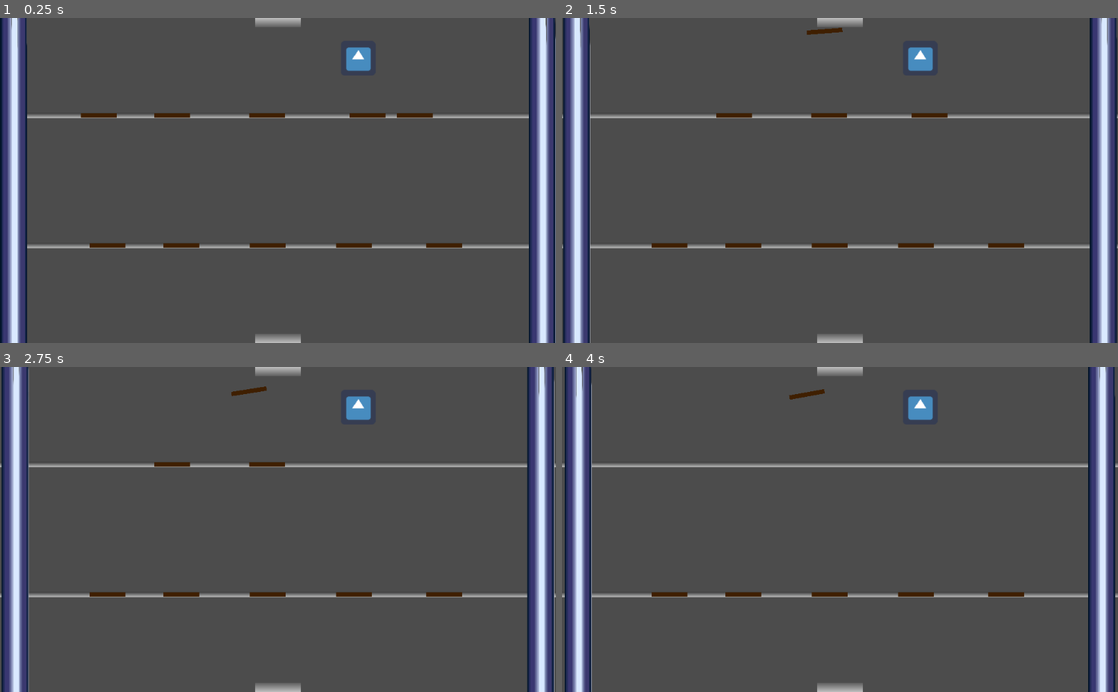
Above: before the commit, frames 1-4 (two rows, left to right).
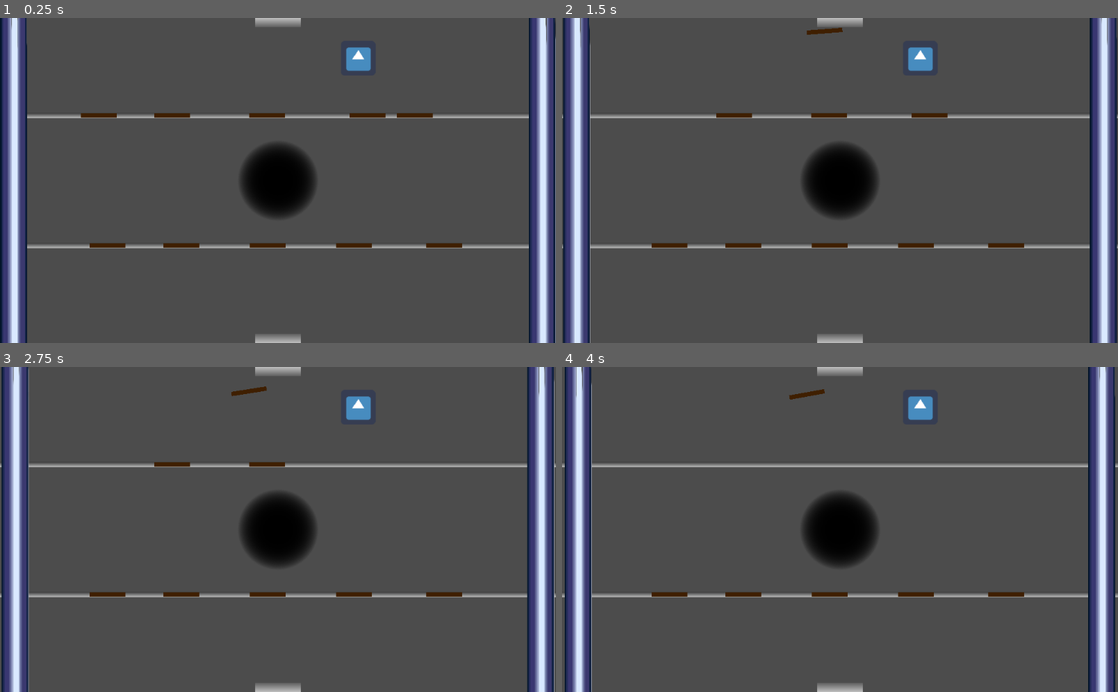
Above: after the commit, the same moments.

Repository: hgcummings/garbage-crusher
Game: Godot game, scene res://Main.tscn
Two runs of this game, one before a commit and one after it. Both use one fixed random seed, a clock stepped at 60 frames per second and the inputs below. The engine's default icon, where the game draws it, is replaced by a stand-in: a white triangle on a blue panel in a dark square.
Inputs (mouse positions are in pixels of both pictures, inside the frame that each line leads up to):
- Up to frame 1 (0.25 s): no input
- Up to frame 2 (1.5 s): move the mouse to (662, 115) at 0.52 s; click (662, 115) at 0.67 s; tap Enter at 1.25 s; move the mouse to (979, 115) at 1.27 s; click (979, 115) at 1.42 s
- Up to frame 3 (2.75 s): move the mouse to (366, 464) at 2.02 s; click (366, 464) at 2.17 s
- Up to frame 4 (4 s): move the mouse to (734, 464) at 2.77 s; click (734, 464) at 2.92 s; move the mouse to (828, 464) at 3.52 s; click (828, 464) at 3.67 s

The runs differ from the first frame. In frame 1, 2.4% of the frame differs, in the area x 43-57%, y 38-62%; in frame 2, 2.4%; in frame 3, 2.4%; in frame 4, 2.4%.

Commit message:
Add garbage hole

Diff:
--- /dev/null
+++ b/FloorStick.gd
@@ -0,0 +1,15 @@
+extends RigidBody2D
+
+
+# Declare member variables here. Examples:
+# var a = 2
+# var b = "text"
+
+
+# Called when the node enters the scene tree for the first time.
+func _ready():
+	pass # Replace with function body.
+
+
+func fall_in_hole():
+	queue_free()
--- a/FloorStick.tscn
+++ b/FloorStick.tscn
@@ -1,4 +1,6 @@
-[gd_scene load_steps=4 format=2]
+[gd_scene load_steps=5 format=2]
+
+[ext_resource path="res://FloorStick.gd" type="Script" id=1]
 
 [sub_resource type="RectangleShape2D" id=1]
 extents = Vector2( 33, 5 )
@@ -15,6 +17,7 @@
 collision_mask = 768
 linear_damp = 1.0
 angular_damp = 1.0
+script = ExtResource( 1 )
 
 [node name="CollisionShape2D" type="CollisionShape2D" parent="."]
 shape = SubResource( 1 )
--- /dev/null
+++ b/Hole.gd
@@ -0,0 +1,5 @@
+extends Area2D
+
+func _on_body_entered(body):
+	if body.has_method("fall_in_hole"):
+		body.fall_in_hole()
--- /dev/null
+++ b/Hole.tscn
@@ -0,0 +1,20 @@
+[gd_scene load_steps=4 format=2]
+
+[ext_resource path="res://hole.png" type="Texture" id=1]
+[ext_resource path="res://Hole.gd" type="Script" id=2]
+
+[sub_resource type="CircleShape2D" id=1]
+radius = 287.028
+
+[node name="Hole" type="Area2D"]
+collision_layer = 512
+collision_mask = 512
+script = ExtResource( 2 )
+
+[node name="CollisionShape2D" type="CollisionShape2D" parent="."]
+shape = SubResource( 1 )
+
+[node name="Sprite" type="Sprite" parent="."]
+texture = ExtResource( 1 )
+
+[connection signal="body_entered" from="." to="." method="_on_body_entered"]
--- a/Main.tscn
+++ b/Main.tscn
@@ -7,6 +7,7 @@
 [ext_resource path="res://Main.gd" type="Script" id=5]
 [ext_resource path="res://Chute.tscn" type="PackedScene" id=6]
 [ext_resource path="res://StaticWall.tscn" type="PackedScene" id=7]
+[ext_resource path="res://Hole.tscn" type="PackedScene" id=8]
 
 [node name="Node2D" type="Node2D"]
 script = ExtResource( 5 )
@@ -38,6 +39,10 @@
 
 [node name="BottomWall" parent="." instance=ExtResource( 7 )]
 position = Vector2( 512, -12 )
+
+[node name="Hole" parent="." instance=ExtResource( 8 )]
+position = Vector2( 512, 300 )
+scale = Vector2( 0.25, 0.25 )
 
 [node name="Stick" parent="." groups=["channel_1"] instance=ExtResource( 4 )]
 position = Vector2( 182, 180 )
--- a/Player.tscn
+++ b/Player.tscn
@@ -7,6 +7,7 @@
 extents = Vector2( 32, 32 )
 
 [node name="Player" type="KinematicBody2D"]
+z_index = 10
 collision_layer = 512
 collision_mask = 896
 script = ExtResource( 2 )
Not shown: 1 places in Main.tscn that only renumber resources
Binary file added: hole.png
Not shown, added: hole.png.import
